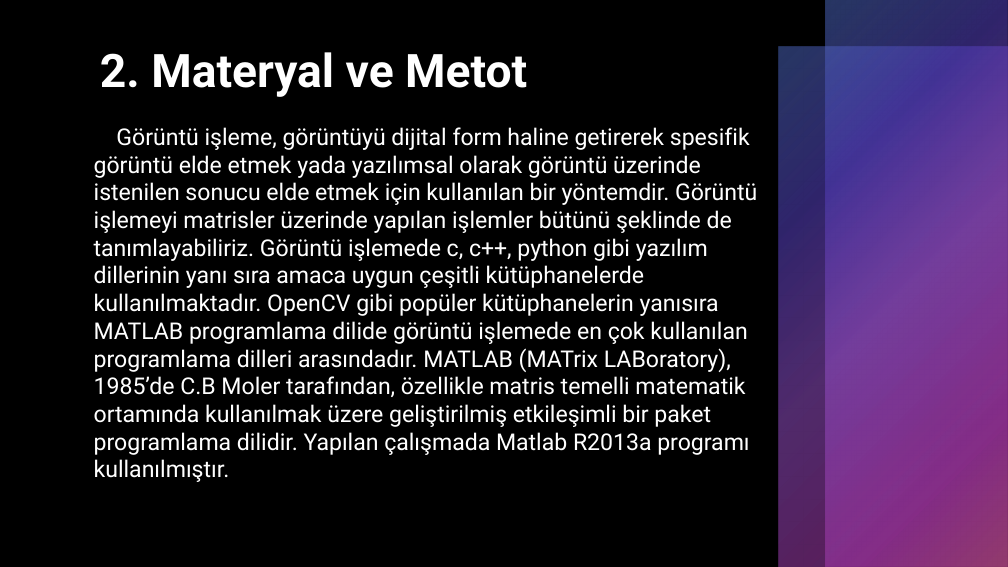
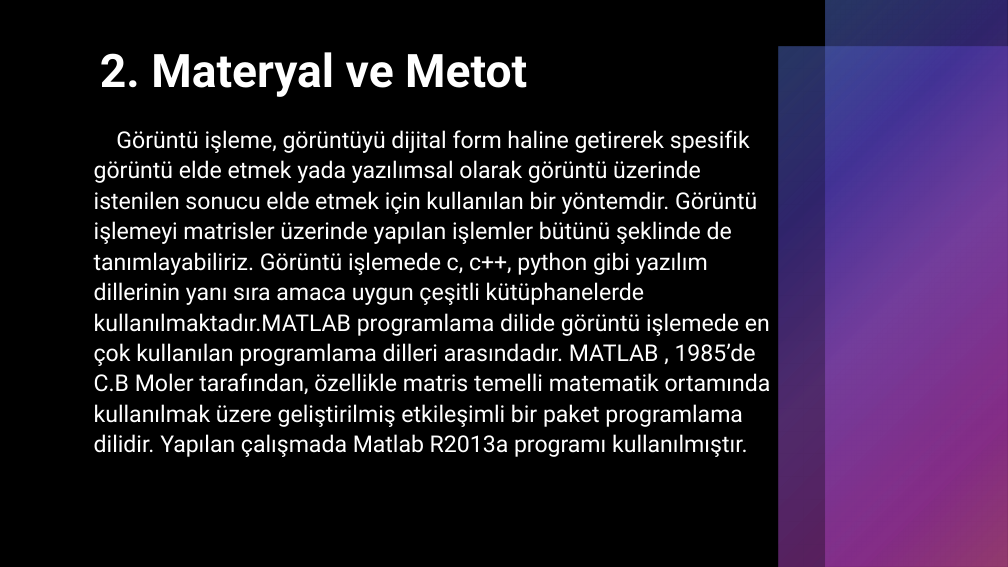
Before and after one commit to Karatasdilara/ImageProcessing, a slide deck: slide 3 of kirazmakale/kirazmakale.pptx. Drawn at 1008x567 pixels with LibreOffice and Linux fonts; fonts in the diff are those of the drawing. Boxes give left, top, right and bottom in pixels: in the first picture for what was removed or moved away, otherwise in the second. Text is boxed around its words. In the diff, an @@ line names an element or a change of style, - is before the commit and + after.

```diff
--- a/kirazmakale/kirazmakale.pptx
+++ b/kirazmakale/kirazmakale.pptx
@@ text at [94, 130, 771, 457]: text changed @@
-Görüntü işleme, görüntüyü dijital form haline getirerek spesifik görüntü elde etmek yada yazılımsal olarak görüntü üzerinde istenilen sonucu elde etmek için kullanılan bir yöntemdir. Görüntü işlemeyi matrisler üzerinde yapılan işlemler bütünü şeklinde de tanımlayabiliriz. Görüntü işlemede c, c++, python gibi yazılım dillerinin yanı sıra amaca uygun çeşitli kütüphanelerde kullanılmaktadır. OpenCV gibi popüler kütüphanelerin yanısıra MATLAB programlama dilide görüntü işlemede en çok kullanılan programlama dilleri arasındadır. MATLAB (MATrix LABoratory), 1985’de C.B Moler tarafından, özellikle matris temelli matematik ortamında kullanılmak üzere geliştirilmiş etkileşimli bir paket programlama dilidir. Yapılan çalışmada Matlab R2013a programı kullanılmıştır.
+Görüntü işleme, görüntüyü dijital form haline getirerek spesifik görüntü elde etmek yada yazılımsal olarak görüntü üzerinde istenilen sonucu elde etmek için kullanılan bir yöntemdir. Görüntü işlemeyi matrisler üzerinde yapılan işlemler bütünü şeklinde de tanımlayabiliriz. Görüntü işlemede c, c++, python gibi yazılım dillerinin yanı sıra amaca uygun çeşitli kütüphanelerde kullanılmaktadır.MATLAB programlama dilide görüntü işlemede en çok kullanılan programlama dilleri arasındadır. MATLAB , 1985’de C.B Moler tarafından, özellikle matris temelli matematik ortamında kullanılmak üzere geliştirilmiş etkileşimli bir paket programlama dilidir. Yapılan çalışmada Matlab R2013a programı kullanılmıştır.
```
Also in this commit, not shown: 1 other slide changed.
